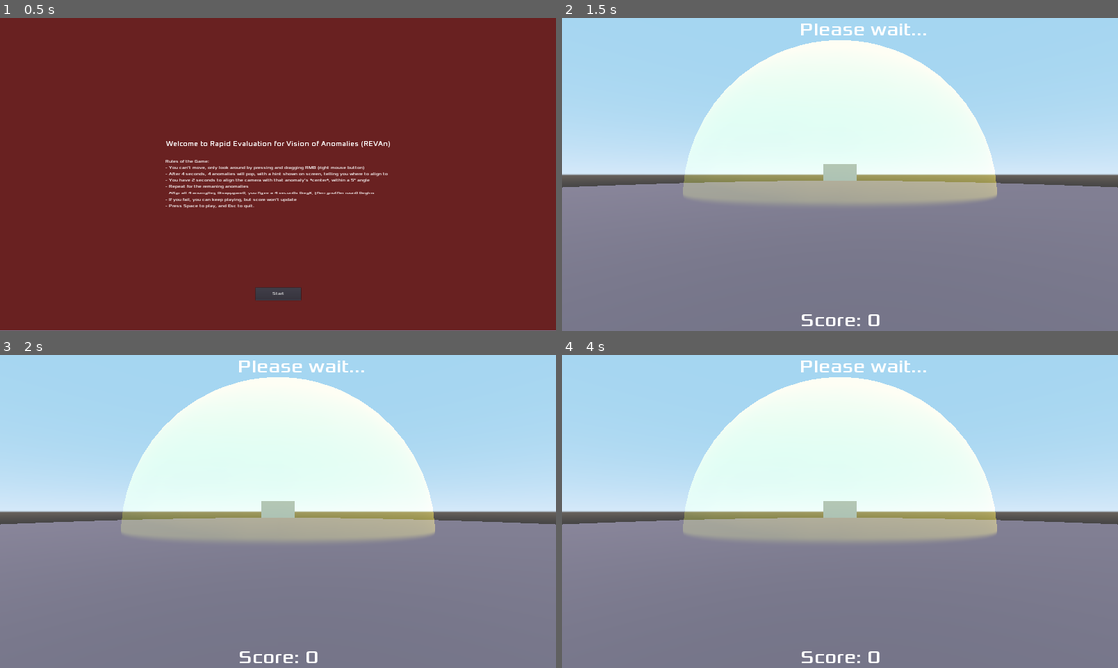
Above: before the commit, frames 1-4 (two rows, left to right).
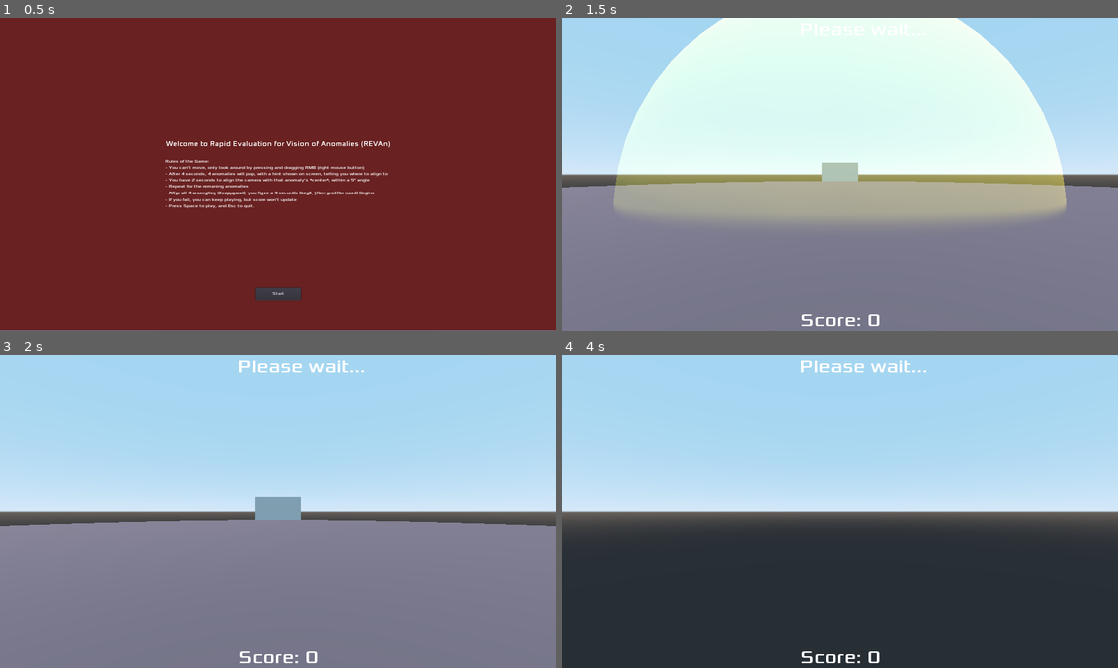
Above: after the commit, the same moments.

Repository: JudgeGregg/REVAn
Game: Godot game, scene res://Game.tscn
The game is run twice, just before and just after one commit, with the same random seed, the same clock (stepped at 60 frames per second) and the same inputs.
Inputs (mouse positions are in pixels of both pictures, inside the frame that each line leads up to):
- Up to frame 1 (0.5 s): no input
- Up to frame 2 (1.5 s): click "Start" at 0.5 s; tap Enter at 1.25 s; move the mouse to (867, 174) at 1.27 s; hold W (forward, bound only after the commit) from 1.28 s (still down)
- Up to frame 3 (2 s): keep holding W (forward, bound only after the commit)
- Up to frame 4 (4 s): keep holding W (forward, bound only after the commit); move the mouse to (812, 511) at 2.02 s; move the mouse to (851, 505) at 2.77 s; move the mouse to (834, 517) at 3.52 s

Frame 1 is identical in both runs. In frame 2, 22% of the frame differs, in the area x 0-100%, y 0-65%; in frame 3, 23%; in frame 4, 66%, in the area x 0-100%, y 7-100%.

Commit message:
#2 Add player movement WASD

Diff:
--- a/Game.gd
+++ b/Game.gd
@@ -25,7 +25,7 @@
 	array.shuffle()
 	sampled = sample(array, 4)
 	for anom in sampled:
-		get_node("MeshInstance/Anomaly"+str(anom)).show()
+		get_node("Ground/Anomaly"+str(anom)).show()
 	currentAnom = sampled.pop_front()
 	var currentAnomLabel: String = get_currentAnomLabel(currentAnom)
 	$NextLabel.text = "Next: " + currentAnomLabel
@@ -56,16 +56,15 @@
 
 func check_failed():
 	$FailedLabel.hide()
-	get_node("MeshInstance/Anomaly"+str(currentAnom)).hide()
-	var anom = get_node("MeshInstance/Anomaly"+str(currentAnom))
-	var player = $StaticBody
+	get_node("Ground/Anomaly"+str(currentAnom)).hide()
+	var anom = get_node("Ground/Anomaly"+str(currentAnom))
+	var player = $Player
 	var player_transform_2d = Vector2(player.transform.basis.x.x, player.transform.basis.x.z).normalized()
 	var direction = anom.transform.origin - player.transform.origin
 	var direction_2d = Vector2(direction.x, direction.z)
 	var a = Vector2(direction_2d.normalized().x, direction_2d.normalized().y)
 	var b = Vector2(player_transform_2d.x, player_transform_2d.y)
 	var delta = rad2deg(acos(a.dot(b)))
-	print(delta)
 	if delta > 5.5:
 		failed = true;
 		$FailedLabel.text = "FAILED! (" + str(round(delta)) + "°)"
--- a/Game.tscn
+++ b/Game.tscn
@@ -1,6 +1,6 @@
 [gd_scene load_steps=20 format=2]
 
-[ext_resource path="res://StaticBody.gd" type="Script" id=1]
+[ext_resource path="res://Player.gd" type="Script" id=1]
 [ext_resource path="res://Anomaly.tscn" type="PackedScene" id=2]
 [ext_resource path="res://Game.gd" type="Script" id=3]
 [ext_resource path="res://fonts/Xolonium-Regular.ttf" type="DynamicFontData" id=4]
@@ -17,7 +17,7 @@
 
 [sub_resource type="CubeMesh" id=3]
 
-[sub_resource type="CylinderMesh" id=4]
+[sub_resource type="SphereShape" id=15]
 
 [sub_resource type="DynamicFont" id=5]
 size = 64
@@ -54,85 +54,82 @@
 [node name="Game" type="Node"]
 script = ExtResource( 3 )
 
-[node name="MeshInstance" type="MeshInstance" parent="."]
+[node name="Ground" type="MeshInstance" parent="."]
 mesh = SubResource( 2 )
 material/0 = null
 
-[node name="MeshInstance" type="MeshInstance" parent="MeshInstance"]
+[node name="Corner" type="MeshInstance" parent="Ground"]
 transform = Transform( 1, 0, 0, 0, 1, 0, 0, 0, 1, 9.03452, 0, 0 )
 mesh = SubResource( 3 )
 material/0 = null
 
-[node name="MeshInstance2" type="MeshInstance" parent="MeshInstance"]
+[node name="Corner 2" type="MeshInstance" parent="Ground"]
 transform = Transform( 1, 0, 0, 0, 1, 0, 0, 0, 1, 0.0470247, 0, -9.08276 )
 mesh = SubResource( 3 )
 material/0 = null
 
-[node name="MeshInstance3" type="MeshInstance" parent="MeshInstance"]
+[node name="Corner3" type="MeshInstance" parent="Ground"]
 transform = Transform( 1, 0, 0, 0, 1, 0, 0, 0, 1, 0.0470247, 0, 9.10143 )
 mesh = SubResource( 3 )
 material/0 = null
 
-[node name="MeshInstance4" type="MeshInstance" parent="MeshInstance"]
+[node name="Corner4" type="MeshInstance" parent="Ground"]
 transform = Transform( 1, 0, 0, 0, 1, 0, 0, 0, 1, -9.10033, 0, 0.133039 )
 mesh = SubResource( 3 )
 material/0 = null
 
-[node name="Anomaly1" parent="MeshInstance" instance=ExtResource( 2 )]
+[node name="Anomaly1" parent="Ground" instance=ExtResource( 2 )]
 transform = Transform( 0.8, 0, 0, 0, 0.8, 0, 0, 0, 0.8, 5.61243, 1.1801, 3.10993 )
 
-[node name="Anomaly7" parent="MeshInstance" instance=ExtResource( 2 )]
+[node name="Anomaly7" parent="Ground" instance=ExtResource( 2 )]
 transform = Transform( 0.8, 0, 0, 0, 0.8, 0, 0, 0, 0.8, -5.48084, 1.1801, -3.25137 )
 
-[node name="Anomaly8" parent="MeshInstance" instance=ExtResource( 2 )]
+[node name="Anomaly8" parent="Ground" instance=ExtResource( 2 )]
 transform = Transform( 0.8, 0, 0, 0, 0.8, 0, 0, 0, 0.8, -3.2319, 1.1801, -5.7252 )
 
-[node name="Anomaly9" parent="MeshInstance" instance=ExtResource( 2 )]
+[node name="Anomaly9" parent="Ground" instance=ExtResource( 2 )]
 transform = Transform( 0.8, 0, 0, 0, 0.8, 0, 0, 0, 0.8, 0.0772533, 1.1801, -6.68903 )
 
-[node name="Anomaly14" parent="MeshInstance" instance=ExtResource( 2 )]
+[node name="Anomaly14" parent="Ground" instance=ExtResource( 2 )]
 transform = Transform( 0.8, 0, 0, 0, 0.8, 0, 0, 0, 0.8, 0.0772533, 1.1801, -4.69512 )
 
-[node name="Anomaly10" parent="MeshInstance" instance=ExtResource( 2 )]
+[node name="Anomaly10" parent="Ground" instance=ExtResource( 2 )]
 transform = Transform( 0.8, 0, 0, 0, 0.8, 0, 0, 0, 0.8, 3.26244, 1.1801, -5.57836 )
 
-[node name="Anomaly11" parent="MeshInstance" instance=ExtResource( 2 )]
+[node name="Anomaly11" parent="Ground" instance=ExtResource( 2 )]
 transform = Transform( 0.8, 0, 0, 0, 0.8, 0, 0, 0, 0.8, 5.73174, 1.1801, -3.32303 )
 
-[node name="Anomaly12" parent="MeshInstance" instance=ExtResource( 2 )]
+[node name="Anomaly12" parent="Ground" instance=ExtResource( 2 )]
 transform = Transform( 0.8, 0, 0, 0, 0.8, 0, 0, 0, 0.8, 6.5028, 1.1801, 0.0001266 )
 
-[node name="Anomaly2" parent="MeshInstance" instance=ExtResource( 2 )]
+[node name="Anomaly2" parent="Ground" instance=ExtResource( 2 )]
 transform = Transform( 0.8, 0, 0, 0, 0.8, 0, 0, 0, 0.8, 3.361, 1.18, 5.706 )
 
-[node name="Anomaly3" parent="MeshInstance" instance=ExtResource( 2 )]
+[node name="Anomaly3" parent="Ground" instance=ExtResource( 2 )]
 transform = Transform( 0.8, 0, 0, 0, 0.8, 0, 0, 0, 0.8, 0.036, 1.18, 6.535 )
 
-[node name="Anomaly13" parent="MeshInstance" instance=ExtResource( 2 )]
+[node name="Anomaly13" parent="Ground" instance=ExtResource( 2 )]
 transform = Transform( 0.8, 0, 0, 0, 0.8, 0, 0, 0, 0.8, 0.036, 1.18, 4.56413 )
 
-[node name="Anomaly4" parent="MeshInstance" instance=ExtResource( 2 )]
+[node name="Anomaly4" parent="Ground" instance=ExtResource( 2 )]
 transform = Transform( 0.8, 0, 0, 0, 0.8, 0, 0, 0, 0.8, -3.561, 1.18, 5.622 )
 
-[node name="Anomaly5" parent="MeshInstance" instance=ExtResource( 2 )]
+[node name="Anomaly5" parent="Ground" instance=ExtResource( 2 )]
 transform = Transform( 0.8, 0, 0, 0, 0.8, 0, 0, 0, 0.8, -5.91674, 1.18, 3.2409 )
 
-[node name="Anomaly6" parent="MeshInstance" instance=ExtResource( 2 )]
+[node name="Anomaly6" parent="Ground" instance=ExtResource( 2 )]
 transform = Transform( 0.8, 0, 0, 0, 0.8, 0, 0, 0, 0.8, -6.78923, 1.18, 0.002 )
 
-[node name="StaticBody" type="StaticBody" parent="."]
-transform = Transform( 1, 0, 0, 0, 1, 0, 0, 0, 1, -5.66108, 0.367224, 0 )
+[node name="Player" type="KinematicBody" parent="."]
+transform = Transform( 1, 0, 0, 0, 1, 0, 0, 0, 1, -5.21, 0.367, 0 )
 script = ExtResource( 1 )
 
-[node name="Camera" type="Camera" parent="StaticBody"]
-transform = Transform( -1.62921e-07, 0, -1, 0, 1, 0, 1, 0, -1.62921e-07, 0.449789, 0, 0 )
+[node name="Camera" type="Camera" parent="Player"]
+transform = Transform( -1.62921e-07, 0, -1, 0, 1, 0, 1, 0, -1.62921e-07, 0, 0, 0 )
 cull_mask = 2148532223
 
-[node name="MeshInstance" type="MeshInstance" parent="StaticBody"]
-transform = Transform( 0.1, 0, 0, 0, 0.1, 0, 0, 0, 0.1, 0, 0, 0 )
-visible = false
-mesh = SubResource( 4 )
-material/0 = null
+[node name="CollisionShape" type="CollisionShape" parent="Player"]
+shape = SubResource( 15 )
 
 [node name="SpawnTimer" type="Timer" parent="."]
 wait_time = 5.0
--- /dev/null
+++ b/Player.gd
@@ -0,0 +1,55 @@
+extends KinematicBody
+
+var dragging = false
+var mouse_sensitivity = 0.15
+var move_speed = 5.0
+
+var dir = Vector3()
+
+# Called when the node enters the scene tree for the first time.
+func _ready():
+	Input.set_mouse_mode(Input.MOUSE_MODE_CAPTURED)
+
+func _input(event):
+	if event is InputEventMouseButton:
+		if event.is_pressed() and event.get_button_index() == 2:
+			dragging = true
+		else:
+			dragging = false
+	if event is InputEventMouseMotion and dragging:
+		rotate_y(deg2rad(-event.relative.x) * mouse_sensitivity)
+	if Input.is_key_pressed(KEY_ESCAPE):
+		get_tree().quit()
+
+func _physics_process(delta):
+	process_input(delta)
+	process_movement(delta)
+
+func process_input(delta):
+	# Walking
+	dir = Vector3()
+	var cam_xform = $Camera.get_global_transform()
+
+	var input_movement_vector = Vector2()
+
+	if Input.is_action_pressed("forward"):
+		input_movement_vector.y += 1
+	if Input.is_action_pressed("backward"):
+		input_movement_vector.y -= 1
+	if Input.is_action_pressed("left"):
+		input_movement_vector.x -= 1
+	if Input.is_action_pressed("right"):
+		input_movement_vector.x += 1
+
+	input_movement_vector = input_movement_vector.normalized()
+
+	# Basis vectors are already normalized.
+	dir += -cam_xform.basis.z * input_movement_vector.y
+	dir += cam_xform.basis.x * input_movement_vector.x
+
+func process_movement(delta):
+	dir.y = 0
+	dir = dir.normalized()
+	dir.x = dir.x * move_speed * delta
+	dir.z = dir.z * move_speed * delta
+	move_and_collide(dir)
--- a/StaticBody.gd
+++ /dev/null
@@ -1,24 +0,0 @@
-extends StaticBody
-var dragging = false
-
-var mouse_sensitivity = 0.15
-
-# Called when the node enters the scene tree for the first time.
-func _ready():
-	Input.set_mouse_mode(Input.MOUSE_MODE_CAPTURED)
-	pass # Replace with function body.
-
-func _input(event):
-	if event is InputEventMouseButton:
-		if event.is_pressed() and event.get_button_index() == 2:
-			dragging = true
-		else:
-			dragging = false
-	if event is InputEventMouseMotion and dragging:
-		rotate_y(deg2rad(-event.relative.x) * mouse_sensitivity)
-	if Input.is_key_pressed(KEY_ESCAPE):
-		get_tree().quit()
-
-# Called every frame. 'delta' is the elapsed time since the previous frame.
-#func _process(delta):
-#	pass
--- a/project.godot
+++ b/project.godot
@@ -28,6 +28,29 @@
 window/stretch/mode="2d"
 window/stretch/aspect="keep"
 
+[input]
+
+backward={
+"deadzone": 0.5,
+"events": [ Object(InputEventKey,"resource_local_to_scene":false,"resource_name":"","device":0,"alt":false,"shift":false,"control":false,"meta":false,"command":false,"pressed":false,"scancode":83,"unicode":0,"echo":false,"script":null)
+ ]
+}
+forward={
+"deadzone": 0.5,
+"events": [ Object(InputEventKey,"resource_local_to_scene":false,"resource_name":"","device":0,"alt":false,"shift":false,"control":false,"meta":false,"command":false,"pressed":false,"scancode":87,"unicode":0,"echo":false,"script":null)
+ ]
+}
+left={
+"deadzone": 0.5,
+"events": [ Object(InputEventKey,"resource_local_to_scene":false,"resource_name":"","device":0,"alt":false,"shift":false,"control":false,"meta":false,"command":false,"pressed":false,"scancode":65,"unicode":0,"echo":false,"script":null)
+ ]
+}
+right={
+"deadzone": 0.5,
+"events": [ Object(InputEventKey,"resource_local_to_scene":false,"resource_name":"","device":0,"alt":false,"shift":false,"control":false,"meta":false,"command":false,"pressed":false,"scancode":68,"unicode":0,"echo":false,"script":null)
+ ]
+}
+
 [rendering]
 
 environment/default_environment="res://default_env.tres"
